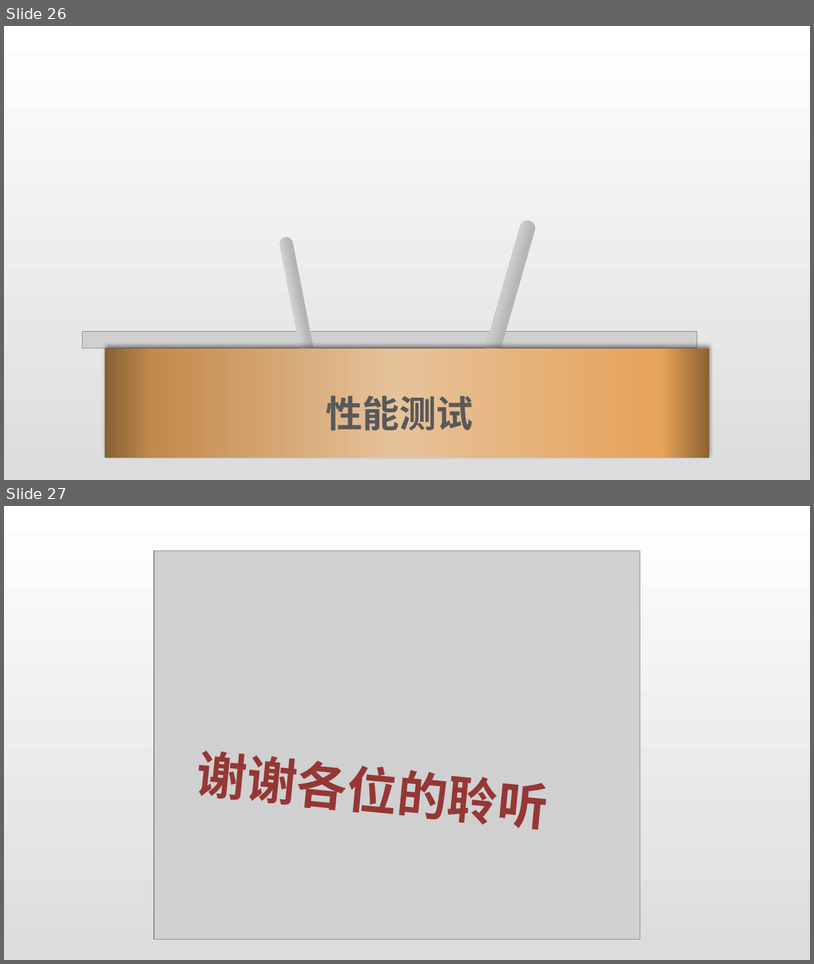
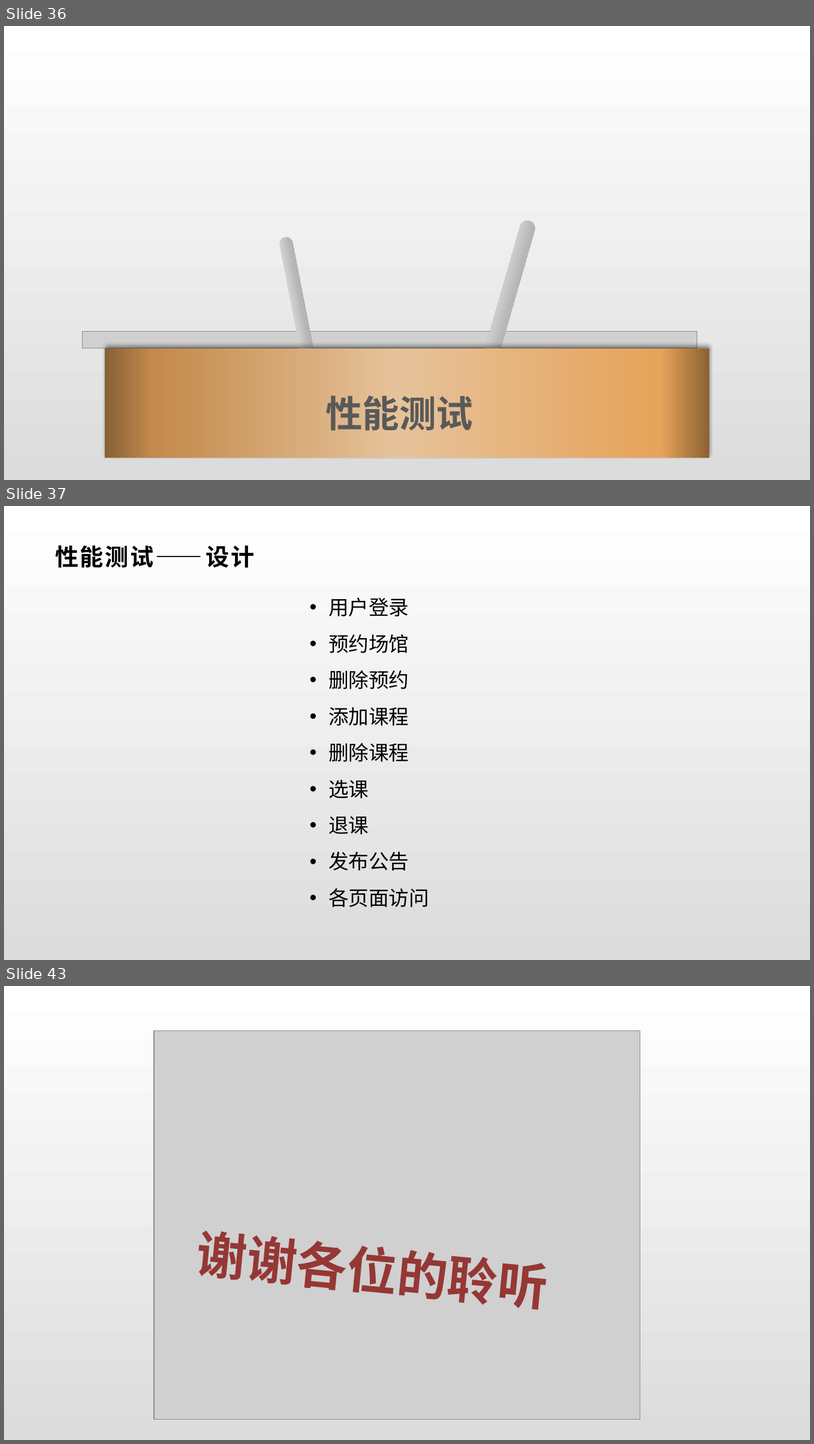
Before and after one commit to wangzh1998/MeetHere, a slide deck: Pre/Group-4-MeetHerePre.pptx. Shown one above the other, each under a label of ours: slides 26 and 27 before the commit, slides 36, 37 and 43 after it; the slides between them are not shown. The pictures are 814x964 and 814x1444 pixels, drawn with LibreOffice and Linux fonts; fonts in the diff are those of the drawing; grey boxes stand for pictures. Boxes give left, top, right and bottom in pixels: in the first picture for what was removed or moved away, otherwise in the second. Text is boxed around its words. In the diff, an @@ line names an element or a change of style, - is before the commit and + after.

```diff
--- a/Pre/Group-4-MeetHerePre.pptx
+++ b/Pre/Group-4-MeetHerePre.pptx
@@ slide 37 added at (4, 506, 810, 960), background gradient #FFFFFF to #DCDCDC @@
@@ title added at (55, 545, 255, 568), 28 pt, text #000000, bold @@
+性能测试——设计
@@ text added at (329, 597, 429, 907), 24 pt, text #000000 @@
+• 用户登录
+• 预约场馆
+• 删除预约
+• 添加课程
+• 删除课程
+• 选课
+• 退课
+• 发布公告
+• 各页面访问
@@ what was slide 26 is now slide 36 @@
@@ what was slide 27 is now slide 43 @@
```
Also in this commit, not shown: 1 slide changed, 15 other slides added.
